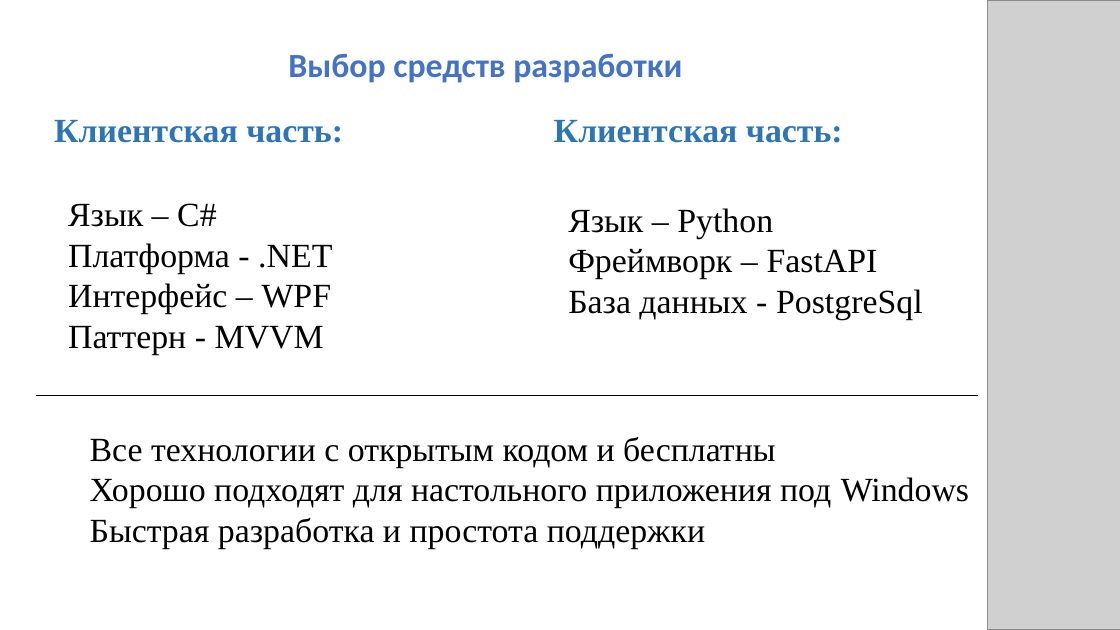
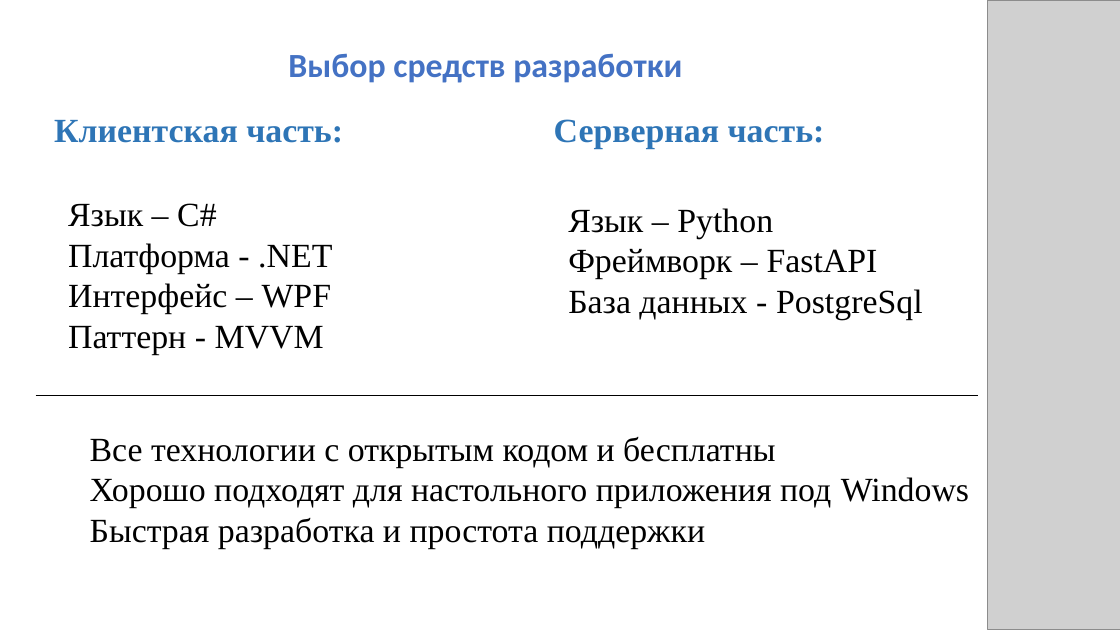
Before and after one commit to karyanaaa/zashita, a slide deck: slide 3 of защита.pptx. Drawn at 1120x630 pixels with LibreOffice and Linux fonts; fonts in the diff are those of the drawing; grey boxes stand for pictures. Boxes give left, top, right and bottom in pixels: in the first picture for what was removed or moved away, otherwise in the second. Text is boxed around its words. In the diff, an @@ line names an element or a change of style, - is before the commit and + after.

```diff
--- a/защита.pptx
+++ b/защита.pptx
@@ text at [554,119,825,148]: text changed @@
-Клиентская часть:
+Серверная часть:
```
Also in this commit, not shown: 1 other slide changed.
